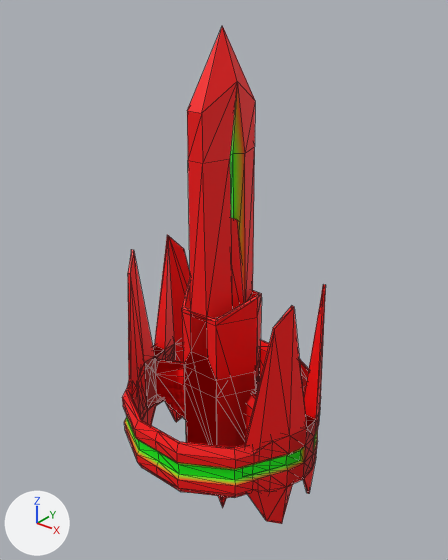
Before and after pictures for a commit that changed the glTF model content/ships/axum-fighter-1/parts.glb.
The view is the same before and after, from a camera (50 mm lens) standing at (16.1, -20.0, 19.6) and looking at (-0.4, 0.5, 6.9). The lights are fixed; the arrows at lower left show +X, +Y and +Z. The first picture is the older version. Mesh edges are drawn as thin lines. Where no turn or scale is listed for an object, it has been applied to the vertices. Vertices at exactly the same position are counted once.

The scene before the commit, as lines of its bpy script (objects in view):
```python
me_appendage_2_donut_mesh = bpy.data.meshes.new('appendage_2-donut-mesh')
me_appendage_2_donut_mesh.from_pydata(...)  # 370 vertices, 728 faces; spans x -5.13..5.13, y -4.83..4.83, z -1.99..1.99
me_appendage_2_donut_mesh.materials.append(mat_defaultmaterial_001)
me_core_1_steak_mesh = bpy.data.meshes.new('core_1-steak-mesh')
me_core_1_steak_mesh.from_pydata(...)  # 61 vertices, 118 faces; spans x -2.0..2.0, y -1.73..1.73, z -3.03..10.65
me_core_1_steak_mesh.materials.append(mat_defaultmaterial_006)
me_core_3_dagger_mesh = bpy.data.meshes.new('core_3-dagger-mesh')
me_core_3_dagger_mesh.from_pydata(...)  # 50 vertices, 96 faces; spans x -2.0..2.0, y -1.7..1.7, z -3.0..18.0
me_core_3_dagger_mesh.materials.append(mat_defaultmaterial_004)
ob_appendage_2_donut = bpy.data.objects.new('appendage_2-donut', me_appendage_2_donut_mesh)
ob_appendage_2_donut.location = (0.0, 0.0, 0.0)
ob_core_1_steak = bpy.data.objects.new('core_1-steak', me_core_1_steak_mesh)
ob_core_1_steak.location = (0.0, 0.0, 0.0)
ob_core_3_dagger = bpy.data.objects.new('core_3-dagger', me_core_3_dagger_mesh)
ob_core_3_dagger.location = (0.0, 0.0, 0.0)
# also in view: 'appendage_1-sharps' at (0.0, 0.0, 1.9); 'core_2-barrel' at (0.0, 0.0, 2.0)
```
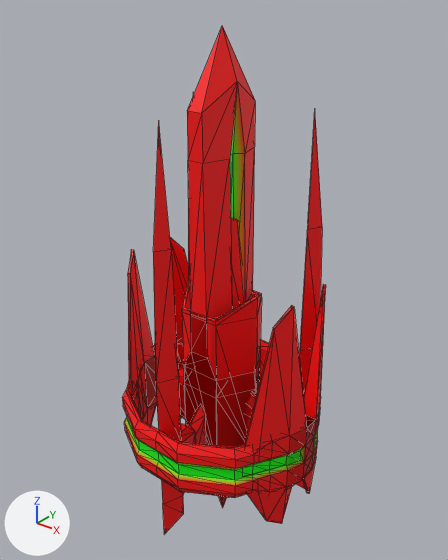
The newer file is also turned or shifted as a whole; pictures and numbers use the older file's frame.

Pixel boxes (x1, y1, x2, y2) of what changed, in the pictures (448 x 560 px):
'appendage_3-spikes', added: after (153, 115, 322, 534)
part 1 of me_appendage_2_donut_mesh, built on: before (137, 344, 175, 418); after (137, 356, 301, 488)

What changed in the scene script:
```text
Add mat_defaultmaterial_008:
    mat_defaultmaterial_008 = bpy.data.materials.new('DefaultMaterial.008')
    mat_defaultmaterial_008.use_nodes = True; mat_defaultmaterial_008.node_tree.nodes.clear()
    _N = mat_defaultmaterial_008.node_tree.nodes; _L = mat_defaultmaterial_008.node_tree.links
    n0 = _N.new('ShaderNodeOutputMaterial'); n0.name = 'Material Output'
    n1 = _N.new('ShaderNodeBsdfPrincipled'); n1.name = 'Principled BSDF'
    n2 = _N.new('ShaderNodeVertexColor'); n2.name = 'Color Attribute'
    _L.new(n1.outputs[0], n0.inputs[0])  # 'BSDF' to 'Surface'
    _L.new(n2.outputs[0], n1.inputs[0])  # 'Color' to 'Base Color'
Change me_appendage_2_donut_mesh:
    used by ob_appendage_2_donut; location = (0.0, 0.0, 0.0)
    remove me_appendage_2_donut_mesh.from_pydata(...)  # 370 vertices, 728 faces; spans x -5.13..5.13, y -4.83..4.83, z -1.99..1.99
    add me_appendage_2_donut_mesh.from_pydata(...)  # 328 vertices, 656 faces; spans x -5.13..5.13, y -4.83..4.83, z -1.99..1.99
    me_appendage_2_donut_mesh part 1
    42 vertices are removed from x -4.64..4.64, y -1.84..1.84, z -1.99..1.99
    140 faces are deleted
    68 new faces join them
Add me_appendage_3_spikes_mesh:
    me_appendage_3_spikes_mesh.from_pydata(...)  # 219 vertices, 426 faces; spans x -4.0..4.0, y -4.6..2.3, z -5.0..15.0
    me_appendage_3_spikes_mesh.materials.append(mat_defaultmaterial_008)
Add ob_appendage_3_spikes:
    ob_appendage_3_spikes = bpy.data.objects.new('appendage_3-spikes', me_appendage_3_spikes_mesh)
    ob_appendage_3_spikes.location = (0.0, 0.0, 0.0)
```
